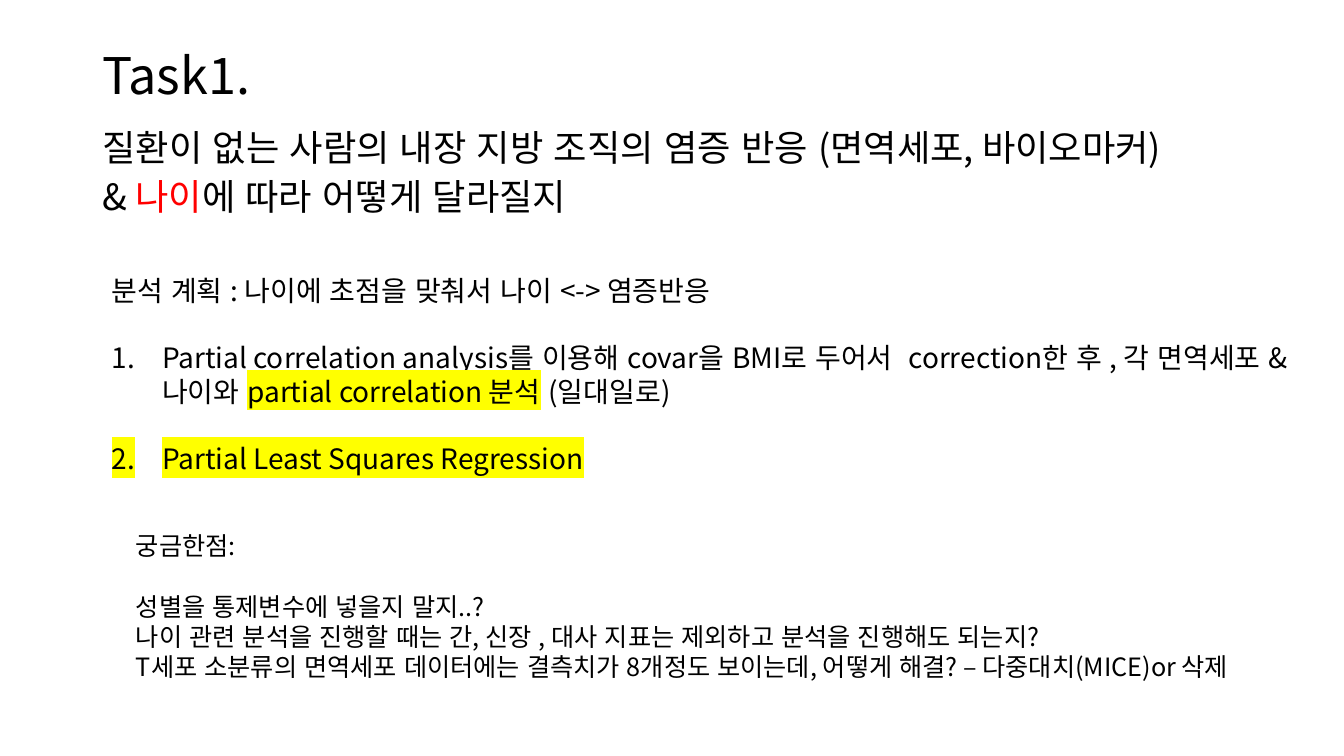
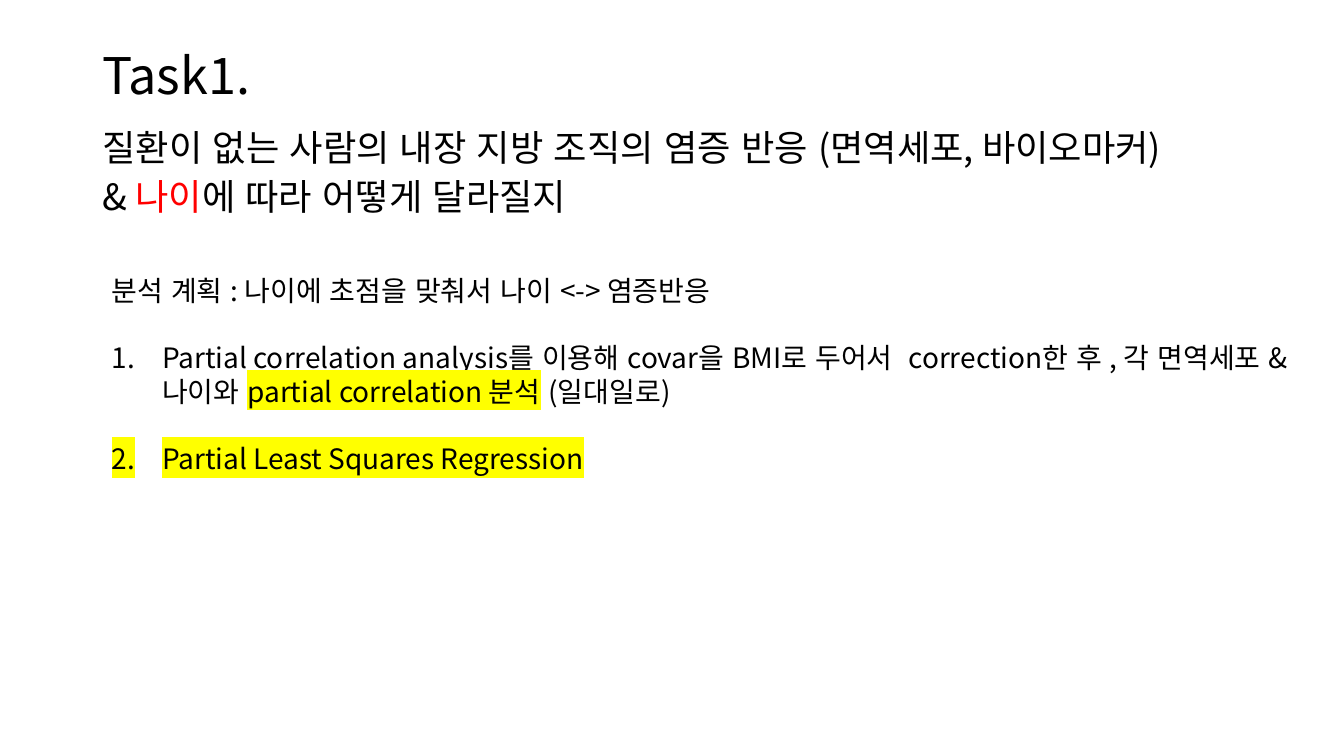
Before and after one commit to msyu787/Repository, a slide deck: slide 12 of 바이오마커.pptx. Drawn at 1344x756 pixels with LibreOffice and Linux fonts; fonts in the diff are those of the drawing. Boxes give left, top, right and bottom in pixels: in the first picture for what was removed or moved away, otherwise in the second. Text is boxed around its words. In the diff, an @@ line names an element or a change of style, - is before the commit and + after.

```diff
--- a/바이오마커.pptx
+++ b/바이오마커.pptx
@@ text removed at <box>136,534,1228,681</box> @@
-궁금한점:
-성별을 통제변수에 넣을지 말지..?
-나이 관련 분석을 진행할 때는 간, 신장 , 대사 지표는 제외하고 분석을 진행해도 되는지?
-T세포 소분류의 면역세포 데이터에는 결측치가 8개정도 보이는데, 어떻게 해결? – 다중대치(MICE)or 삭제
```
Also in this commit, not shown: 3 other slides changed, 1 slide removed, 2 other files.
